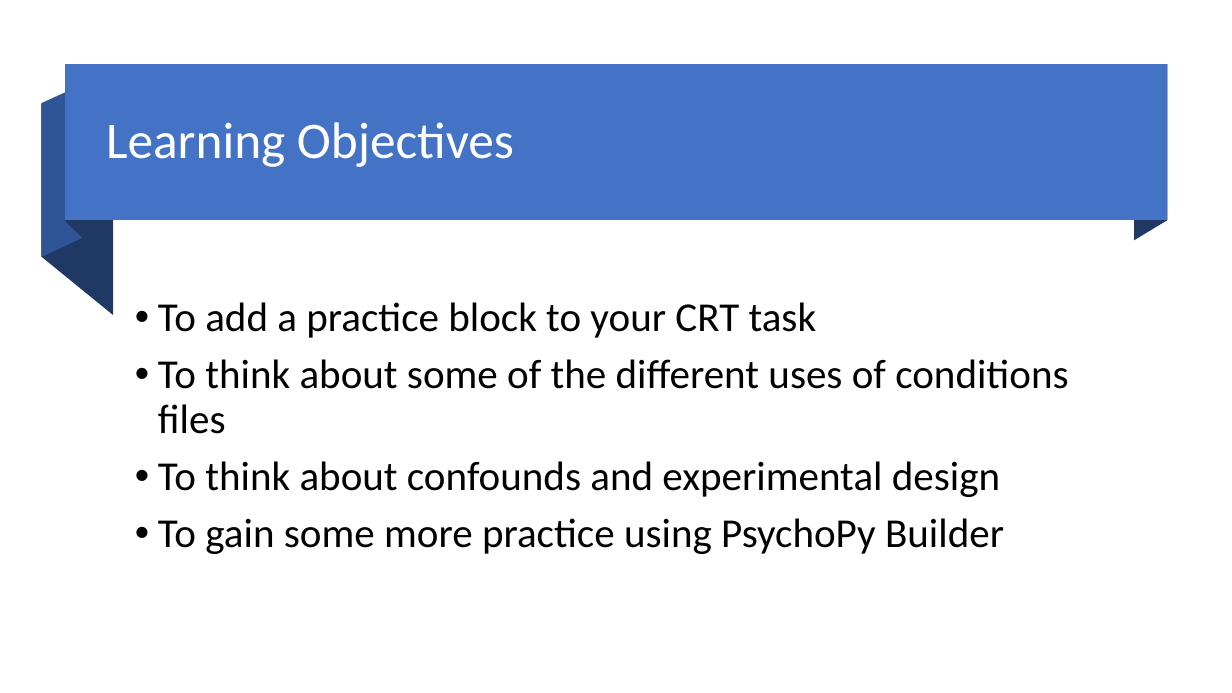
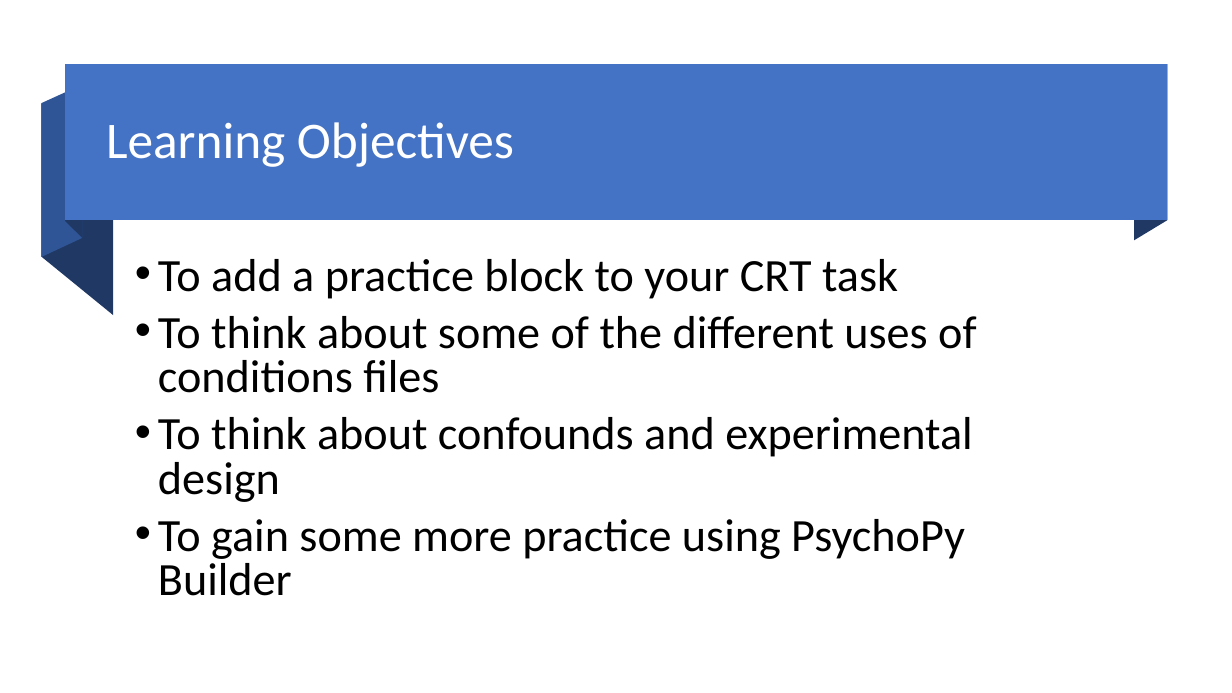
Before and after one commit to GlenPennington/EDP, a slide deck: slide 2 of ppts/005_CondsFiles.pptx. Drawn at 1232x693 pixels with LibreOffice and Linux fonts; fonts in the diff are those of the drawing. Boxes give left, top, right and bottom in pixels: in the first picture for what was removed or moved away, otherwise in the second. Text is boxed around its words. In the diff, an @@ line names an element or a change of style, - is before the commit and + after.

```diff
--- a/ppts/005_CondsFiles.pptx
+++ b/ppts/005_CondsFiles.pptx
@@ text "To add a practice block ..." at (158, 259, 976, 596): size 32 to 36 pt; line spacing 0.9 to 0.8 @@
```
Also in this commit, not shown: 6 other files.
